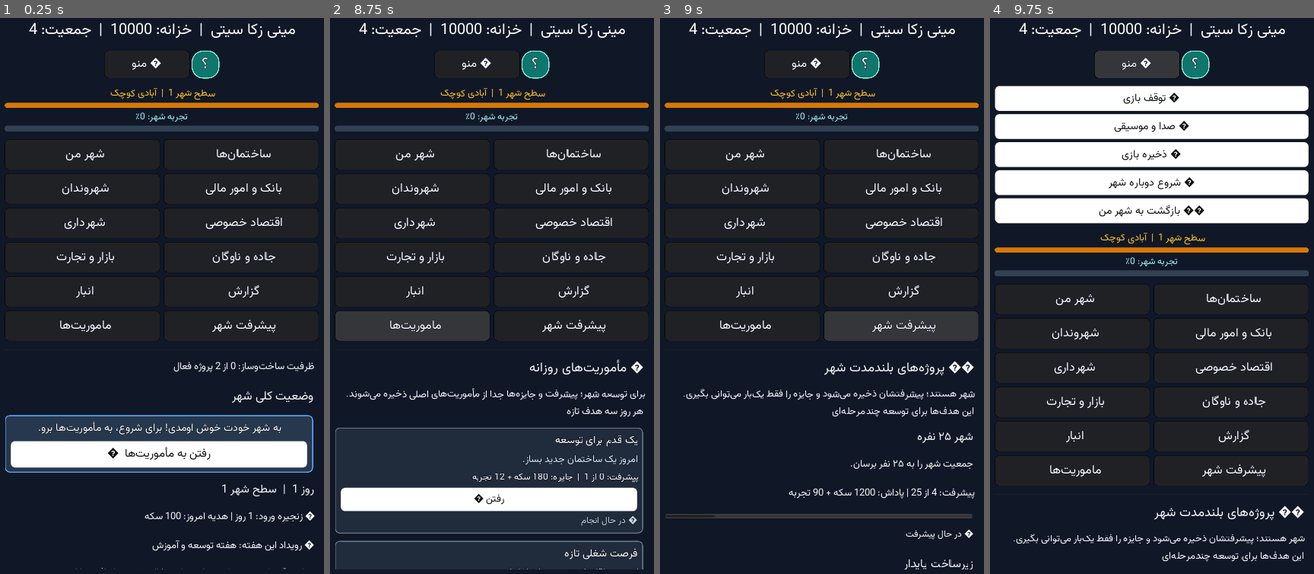
Above: before the commit, frames 1-4 (left to right).
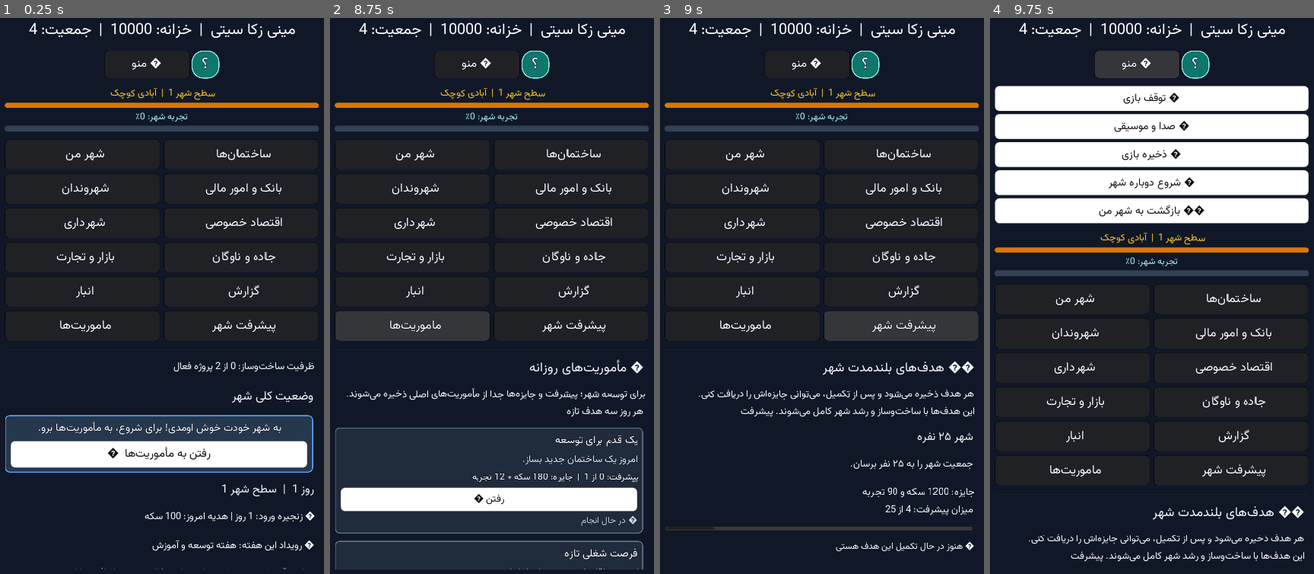
Above: after the commit, the same moments.

Repository: zekainstabot/mini-zeka-city
Game: Godot game, scene res://Main.tscn
Two runs of this game, one before a commit and one after it. Both use one fixed random seed, a clock stepped at 60 frames per second and the inputs below.
Inputs:
- Up to frame 1 (0.25 s): no input
- Up to frame 2 (8.75 s): click "ﻦﻣ ﺮﻬﺷ" at 0.5 s; click "ﺎﻫ‌ﻥﺎﻤﺘﺧﺎﺳ" at 1.25 s; click "ﻥﺍﺪﻧﻭﺮﻬﺷ" at 2 s; click "ﯽﻟﺎﻣ ﺭﻮﻣﺍ ﻭ ﮏﻧﺎﺑ" at 2.75 s; click "ﯼﺭﺍﺩﺮﻬﺷ" at 3.5 s; click "ﯽﺻﻮﺼﺧ ﺩﺎﺼﺘﻗﺍ" at 4.25 s; click "ﺕﺭﺎﺠﺗ ﻭ ﺭﺍﺯﺎﺑ" at 5 s; click "ﻥﺎﮔﻭﺎﻧ ﻭ ﻩﺩﺎﺟ" at 5.75 s; click "ﺭﺎﺒﻧﺍ" at 6.5 s; click "ﺵﺭﺍﺰﮔ" at 7.25 s; click "ﺎﻫ‌ﺖﯾﺭﻮﻣﺎﻣ" at 8 s
- Up to frame 3 (9 s): click "ﺮﻬﺷ ﺖﻓﺮﺸﯿﭘ" at 8.75 s
- Up to frame 4 (9.75 s): click "ﻮﻨﻣ ☰" at 9.5 s

Frames 1-2 are identical in both runs. In frame 3, 3.5% of the frame differs, in the area x 1-98%, y 61-100%; in frame 4, 1.3%.

Commit message:
Clarify Persian text on city progress page

Diff:
--- a/scripts/Main.gd
+++ b/scripts/Main.gd
@@ -1775,13 +1775,13 @@
 			_add_button("🏙️ حالا برگردیم به شهر!", self, "return_home_from_menu")
 
 		"progress":
-			_add_label("🏗️ پروژه‌های بلندمدت شهر",23)
-			_add_label("این هدف‌ها برای توسعه چندمرحله‌ای شهر هستند؛ پیشرفتشان ذخیره می‌شود و جایزه را فقط یک‌بار می‌توانی بگیری.",16)
+			_add_label("🏗️ هدف‌های بلندمدت شهر",23)
+			_add_label("این هدف‌ها با ساخت‌وساز و رشد شهر کامل می‌شوند. پیشرفت هر هدف ذخیره می‌شود و پس از تکمیل، می‌توانی جایزه‌اش را دریافت کنی.",16)
 			for project in game.get_long_term_projects():
 				var project_done = int(project.progress) >= int(project.goal)
 				_add_label(str(project.title),19)
 				_add_label(str(project.description),16)
-				_add_label("پیشرفت: %d از %d | پاداش: %d سکه + %d تجربه" % [int(project.progress),int(project.goal),int(project.reward),int(project.xp)],16)
+				_add_label("میزان پیشرفت: %d از %d\nجایزه: %d سکه و %d تجربه" % [int(project.progress),int(project.goal),int(project.reward),int(project.xp)],16)
 				var project_bar = ProgressBar.new()
 				project_bar.min_value = 0
 				project_bar.max_value = max(1,int(project.goal))
@@ -1790,76 +1790,76 @@
 				project_bar.rect_min_size = Vector2(0,12)
 				content.add_child(project_bar)
 				if bool(project.claimed):
-					_add_label("✓ جایزه دریافت شده",15)
+					_add_label("✓ این جایزه را دریافت کرده‌ای",15)
 				elif project_done:
 					_add_button("🎁 دریافت جایزه پروژه",self,"claim_long_term_project",[str(project.id)])
 				else:
-					_add_label("● در حال پیشرفت",15)
-
-			_add_label("🏙️ رقابت با شهرهای همسایه",23)
-			_add_label("شهرهای رقیب هر روز رشد می‌کنند؛ جایگاه تو با امتیاز واقعی توسعه شهر سنجیده می‌شود.",15)
+					_add_label("● هنوز در حال تکمیل این هدف هستی",15)
+
+			_add_label("🏙️ رتبه‌بندی شهرها",23)
+			_add_label("شهر تو با شهرهای رقیب مقایسه می‌شود. هر روز ممکن است امتیاز آن‌ها تغییر کند؛ با افزایش سطح، جمعیت و ساختمان‌ها رتبه‌ات را بهتر کن.",15)
 			for rival_row in game.get_rival_standings():
 				var rival_prefix = "👑 " if bool(rival_row.get("is_player",false)) else "🏘️ "
-				_add_label("%sرتبه %d | %s | امتیاز %d | جمعیت %d | سطح %d" % [rival_prefix,int(rival_row.get("rank",0)),str(rival_row.get("name","")),int(rival_row.get("score",0)),int(rival_row.get("population",0)),int(rival_row.get("level",1))],16)
-			_add_label("🔎 رازها و کشفیات مخفی",23)
+				_add_label("%sرتبه %d ـ %s\nامتیاز توسعه: %d | جمعیت: %d نفر | سطح: %d" % [rival_prefix,int(rival_row.get("rank",0)),str(rival_row.get("name","")),int(rival_row.get("score",0)),int(rival_row.get("population",0)),int(rival_row.get("level",1))],16)
+			_add_label("🔎 رازها و کشفیات",23)
 			var mystery = game.get_mystery_status()
 			if bool(mystery.get("active",false)):
-				_add_label("کشف تازه: "+str(mystery.get("title","راز مخفی")),18)
+				_add_label("سرنخ تازه: "+str(mystery.get("title","راز مخفی")),18)
 				_add_label(str(mystery.get("clue","")),15)
 				_add_label(str(mystery.get("objective","")),16)
-				_add_label("پیشرفت: %d از %d | پاداش: %d سکه + %d تجربه" % [int(mystery.get("progress",0)),int(mystery.get("goal",1)),int(mystery.get("reward",0)),int(mystery.get("xp",0))],16)
+				_add_label("پیشرفت سرنخ: %d از %d\nپاداش کشف: %d سکه و %d تجربه" % [int(mystery.get("progress",0)),int(mystery.get("goal",1)),int(mystery.get("reward",0)),int(mystery.get("xp",0))],16)
 				if int(mystery.get("progress",0)) >= int(mystery.get("goal",1)):
 					_add_button("🗝️ باز کردن راز و دریافت جایزه",self,"claim_mystery_reward")
 			else:
-				_add_label("هنوز راز تازه‌ای پیدا نشده؛ با رشد شهر و گذر روزها سرنخ‌های جدید ظاهر می‌شوند.",15)
-				_add_label("رازهای کشف‌شده: %d" % int(mystery.get("completed",0)),15)
-			_add_label("🏛️ سازه‌های عظیم و پروژه‌های چندمرحله‌ای",23)
+				_add_label("فعلاً سرنخ تازه‌ای پیدا نکرده‌ای. با پیشرفت شهر و گذشت روزها، ممکن است راز تازه‌ای کشف شود.",15)
+				_add_label("تعداد رازهای کشف‌شده: %d" % int(mystery.get("completed",0)),15)
+			_add_label("🏛️ پروژه‌های بزرگ شهری",23)
 			var landmark_status = game.get_landmark_project_status()
 			if bool(landmark_status.get("active",false)):
 				var stage_data = landmark_status.get("stage_data",{})
-				_add_label("پروژه فعال: %s | مرحله %d از %d" % [str(landmark_status.get("title","")),int(landmark_status.get("stage",1)),int(landmark_status.get("stage_total",1))],18)
-				_add_label("مرحله: %s | هزینه: %d سکه" % [str(stage_data.get("title","")),int(stage_data.get("cost",0))],16)
-				_add_label("شرایط: سطح %d، جمعیت %d، ساختمان کل %d" % [int(stage_data.get("level",1)),int(stage_data.get("population",0)),int(stage_data.get("buildings",0))],15)
+				_add_label("پروژه در حال اجرا: %s\nمرحله %d از %d" % [str(landmark_status.get("title","")),int(landmark_status.get("stage",1)),int(landmark_status.get("stage_total",1))],18)
+				_add_label("کار این مرحله: %s\nهزینه تکمیل: %d سکه" % [str(stage_data.get("title","")),int(stage_data.get("cost",0))],16)
+				_add_label("برای انجام این مرحله لازم است: سطح شهر %d، جمعیت %d نفر و دست‌کم %d ساختمان داشته باشی." % [int(stage_data.get("level",1)),int(stage_data.get("population",0)),int(stage_data.get("buildings",0))],15)
 				var stage_button = _add_button("🏗️ سرمایه‌گذاری و تکمیل این مرحله",self,"invest_landmark_stage")
 				stage_button.disabled = not bool(landmark_status.get("requirements_met",false)) or game.get_available_money() < int(stage_data.get("cost",0))
 			else:
-				_add_label("فقط یک پروژه عظیم را هم‌زمان می‌توانی پیش ببری. هر سازه سه مرحله و شرط‌های مخصوص دارد.",15)
+				_add_label("در هر زمان فقط یک پروژه بزرگ را می‌توانی دنبال کنی. هر پروژه چند مرحله دارد و برای عبور از هر مرحله باید شرط‌های آن را فراهم کنی و هزینه‌اش را بپردازی.",15)
 				for landmark in game.get_landmark_project_definitions():
 					var completed_landmarks = landmark_status.get("completed",[])
 					var is_completed_landmark = str(landmark.id) in completed_landmarks
-					_add_label("%s | پاداش افتتاح: %d سکه + %d تجربه" % [str(landmark.title),int(landmark.reward),int(landmark.xp)],17)
+					_add_label("%s\nجایزه پس از افتتاح: %d سکه و %d تجربه" % [str(landmark.title),int(landmark.reward),int(landmark.xp)],17)
 					_add_label(str(landmark.description),14)
 					if is_completed_landmark:
-						_add_label("✓ در شهر افتتاح شده",15)
+						_add_label("✓ این سازه در شهر افتتاح شده است",15)
 					else:
 						_add_button("آغاز پروژه "+str(landmark.title),self,"start_landmark_project",[str(landmark.id)])
 
-			_add_label("🏆 افتخارات و رکوردهای شهر",23)
+			_add_label("🏆 رتبه، افتخارات و رکوردهای شهر",23)
 			var league = game.get_city_league()
-			_add_label("رتبه شهر: %s | امتیاز توسعه: %d" % [str(league.name),int(league.score)],19)
+			_add_label("جایگاه فعلی شهر: %s\nامتیاز توسعه: %d" % [str(league.name),int(league.score)],19)
 			if int(league.next) > 0:
-				_add_label("برای رتبه بعدی به %d امتیاز نیاز داری." % max(0,int(league.next)-int(league.score)),15)
-			_add_label("این رتبه‌بندی بر اساس ذخیره همین شهر محاسبه می‌شود؛ جدول جهانی آنلاین نیست.",14)
+				_add_label("برای رسیدن به رتبه بعدی، %d امتیاز دیگر لازم داری." % max(0,int(league.next)-int(league.score)),15)
+			_add_label("این رتبه فقط بر اساس وضعیت شهر خودت محاسبه می‌شود و جدول رتبه‌بندی جهانی نیست.",14)
 			var weekly = game.get_weekly_challenge()
-			_add_label("🏁 رقابت هفتگی | "+str(weekly.title),19)
+			_add_label("🏁 چالش این هفته: "+str(weekly.title),19)
 			_add_label(str(weekly.description),15)
-			_add_label("پیشرفت: %d از %d | جایزه: %d سکه + %d تجربه" % [int(weekly.progress),int(weekly.goal),int(weekly.reward),int(weekly.xp)],16)
+			_add_label("پیشرفت این هفته: %d از %d\nجایزه: %d سکه و %d تجربه" % [int(weekly.progress),int(weekly.goal),int(weekly.reward),int(weekly.xp)],16)
 			if bool(weekly.claimed):
-				_add_label("✓ جایزه رقابت این هفته دریافت شده است.",15)
+				_add_label("✓ جایزه چالش این هفته را دریافت کرده‌ای.",15)
 			elif int(weekly.progress) >= int(weekly.goal):
 				_add_button("🏆 دریافت جایزه رقابت هفتگی",self,"claim_weekly_challenge")
 			var records = game.get_city_records()
-			_add_label("📊 بهترین رکوردها",19)
-			_add_label("بیشترین جمعیت: %d نفر | بیشترین خزانه: %d سکه" % [int(records.get("peak_population",0)),int(records.get("peak_money",0))],16)
-			_add_label("بالاترین سطح: %d | بیشترین رضایت: %d/۱۰۰ | بیشترین ساختمان: %d" % [int(records.get("peak_level",1)),int(records.get("peak_satisfaction",0)),int(records.get("most_buildings",0))],16)
+			_add_label("📊 رکوردهای ثبت‌شده شهر",19)
+			_add_label("بیشترین جمعیت ثبت‌شده: %d نفر\nبیشترین موجودی خزانه: %d سکه" % [int(records.get("peak_population",0)),int(records.get("peak_money",0))],16)
+			_add_label("بالاترین سطح شهر: %d\nبیشترین رضایت ثبت‌شده: %d از ۱۰۰\nبیشترین تعداد ساختمان: %d" % [int(records.get("peak_level",1)),int(records.get("peak_satisfaction",0)),int(records.get("most_buildings",0))],16)
 			var achievement_list = game.get_achievements()
 			var unlocked_achievements = 0
 			for achievement in achievement_list:
 				if bool(achievement.unlocked):
 					unlocked_achievements += 1
-			_add_label("نشان‌های بازشده: %d از %d" % [unlocked_achievements,achievement_list.size()],17)
+			_add_label("افتخارات به‌دست‌آمده: %d از %d" % [unlocked_achievements,achievement_list.size()],17)
 			for achievement in achievement_list:
-				var achievement_status = "🏅 دریافت‌شده" if bool(achievement.unlocked) else "🔒 قفل"
+				var achievement_status = "🏅 بازشده" if bool(achievement.unlocked) else "🔒 هنوز باز نشده"
 				_add_label(achievement_status+" | "+str(achievement.title),18)
 				_add_label(str(achievement.description),15)
 		"missions":
